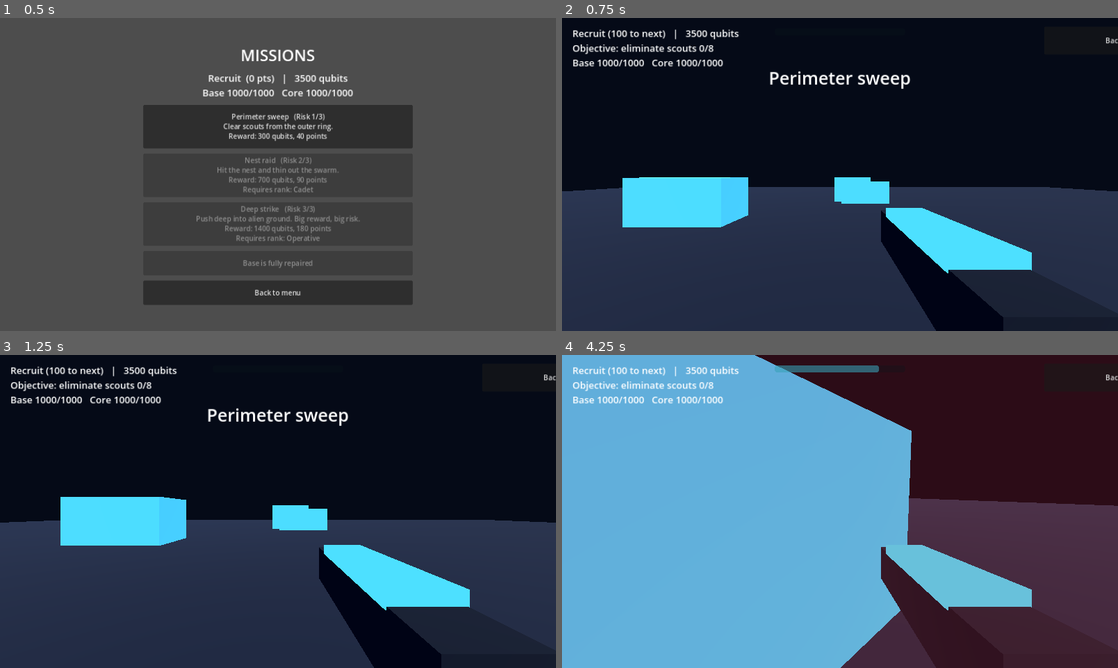
Above: before the commit, frames 1-4 (two rows, left to right).
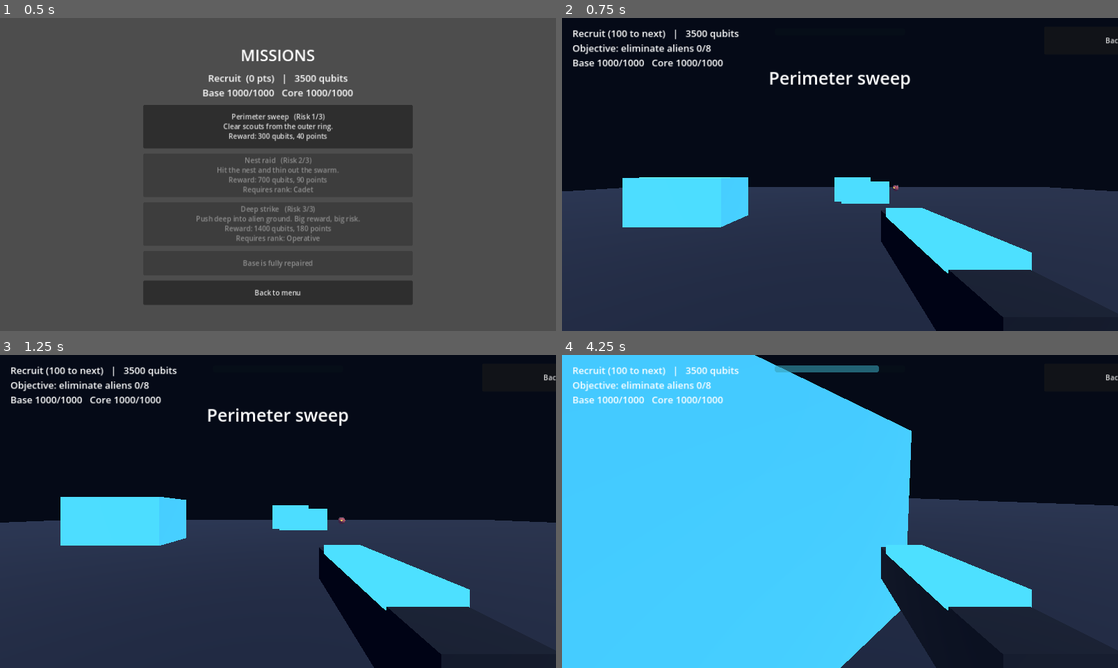
Above: after the commit, the same moments.

Repository: V1ron6/lighthouse
Game: Godot game, scene res://scenes/missions/mission_level.tscn
The game is run twice, just before and just after one commit, with the same random seed, the same clock (stepped at 60 frames per second) and the same inputs. This scene is started directly instead of the project's main scene.
Inputs (mouse positions are in pixels of both pictures, inside the frame that each line leads up to):
- Up to frame 1 (0.5 s): no input
- Up to frame 2 (0.75 s): click "Perimeter sweep (Risk 1/3) Cl…" at 0.5 s
- Up to frame 3 (1.25 s): no input
- Up to frame 4 (4.25 s): move the mouse to (962, 495) at 1.27 s; hold D (move_right) 1.28-2.03 s; hold Space (fire) 1.28-2.03 s; click (962, 495) at 1.42 s; move the mouse to (812, 511) at 2.02 s; hold W (move_forward) from 2.03 s (still down); tap Space (fire) at 2.1, 3.6 s; move the mouse to (851, 505) at 2.77 s; hold Space (fire) 2.78-3.53 s; move the mouse to (834, 517) at 3.52 s; click (834, 517) at 3.67 s

Frame 1 is identical in both runs. In frame 2, 0.1% of the frame differs, in the area x 18-61%, y 8-55%; in frame 3, 0.1%; in frame 4, 98%, in the area x 0-100%, y 0-100%.

Commit message:
stage 8

Diff:
--- a/scenes/base/turret.gd
+++ b/scenes/base/turret.gd
@@ -14,6 +14,7 @@
 
 
 func _ready() -> void:
+	add_to_group("turrets")
 	var shape := CollisionShape3D.new()
 	var cylinder := CylinderShape3D.new()
 	cylinder.radius = 0.5
--- a/scenes/base/wave_manager.gd
+++ b/scenes/base/wave_manager.gd
@@ -1,9 +1,12 @@
 extends Node
 ## Spawns scouts in waves around the edge of the map.
-## Wave n has 4 + 2 * (n - 1) scouts, at most 8 alive at once.
+## Wave n has 4 + 2 * (n - 1) aliens, at most 8 alive at once.
+## Waves 1 and 2 are all scouts. From wave 3, soldiers join: 15% more of the wave each
+## wave, up to 60%.
 ## Short break between waves. Waves keep coming until the core falls.
 
 const ScoutScript := preload("res://scenes/enemies/scout.gd")
+const SoldierScript := preload("res://scenes/enemies/soldier.gd")
 
 const FIRST_WAVE_DELAY := 4.0
 const INTERMISSION := 8.0
@@ -42,7 +45,7 @@
 	if _to_spawn > 0:
 		_spawn_timer -= delta
 		if _spawn_timer <= 0.0 and alive < MAX_ALIVE:
-			_spawn_scout()
+			_spawn_enemy()
 			_spawn_timer = SPAWN_INTERVAL
 	elif alive == 0:
 		_active = false
@@ -73,8 +76,9 @@
 	EventBus.wave_started.emit(wave)
 
 
-func _spawn_scout() -> void:
-	var scout: CharacterBody3D = ScoutScript.new()
+func _spawn_enemy() -> void:
+	var soldier_chance := clampf((wave - 2) * 0.15, 0.0, 0.6)
+	var scout: CharacterBody3D = SoldierScript.new() if randf() < soldier_chance else ScoutScript.new()
 	var angle := randf() * TAU
 	scout.position = Vector3(cos(angle) * SPAWN_RADIUS, 0.2, sin(angle) * SPAWN_RADIUS)
 	enemy_parent.add_child(scout)
--- /dev/null
+++ b/scenes/enemies/soldier.gd
@@ -0,0 +1,387 @@
+extends CharacterBody3D
+## Soldier: the first alien that thinks. Bio-mechanical, armed with a ranged bio-bolt.
+##
+## Scouts run on instinct. Soldiers run a small decision loop every 0.4s:
+##   intelligence 1 (tactical): holds range and strafes, shoots from a distance,
+##       falls back to heal when badly hurt, then returns.
+##   intelligence 2 (cunning): also flanks when it has allies, shoots while
+##       retreating, and judges the whole fight (allies, threats, recent losses).
+##       It pulls back early when the battle is going badly, and comes back when
+##       it has healed or help has arrived.
+## The player's rank raises intelligence: from Sentinel up, soldiers are cunning.
+## A soldier retreats at most twice, then fights on.
+
+signal died
+
+enum State { ADVANCE, ENGAGE, FLANK, RETREAT, REGROUP }
+
+const Fx := preload("res://scripts/fx.gd")
+
+const MAX_HEALTH := 70
+const SPEED := 5.0
+const TURN_SPEED := 8.0
+const PREFERRED_RANGE := 13.0
+const FIRE_RANGE := 18.0
+const FIRE_INTERVAL := 1.3
+const SHOT_DAMAGE := 8
+const THINK_INTERVAL := 0.4
+const MAX_RETREATS := 2
+const REGEN_PER_SECOND := 6.0
+const RETREAT_DISTANCE := 30.0
+const RETREAT_MAX_TIME := 5.0
+const REGROUP_MAX_TIME := 8.0
+const FLANK_TIME := 3.0
+const ALLY_RADIUS := 20.0
+const TURRET_THREAT_RADIUS := 28.0
+const LOSS_MEMORY := 6.0
+## From this player rank (Sentinel) soldiers become cunning.
+const CUNNING_RANK := 3
+
+const FLESH_COLOR := Color(0.62, 0.3, 0.42)
+const METAL_COLOR := Color(0.4, 0.46, 0.56)
+const EYE_COLOR := Color(1.0, 0.35, 0.3)
+const BOLT_COLOR := Color(1.0, 0.35, 0.3)
+
+var intelligence := 1
+var health := MAX_HEALTH
+var state: State = State.ADVANCE
+var target: Node3D = null
+
+var _player: Node3D = null
+var _base: Node3D = null
+var _wall_normal := Vector3.ZERO
+var _gravity: float = ProjectSettings.get_setting("physics/3d/default_gravity")
+var _think_timer := randf() * THINK_INTERVAL
+var _state_time := 0.0
+var _fire_cooldown := randf() * FIRE_INTERVAL
+var _strafe := 1.0 if randf() < 0.5 else -1.0
+var _flank_side := 1.0 if randf() < 0.5 else -1.0
+var _flank_point := Vector3.ZERO
+var _flanked := false
+var _retreats := 0
+var _loss_times: Array[float] = []
+var _dead := false
+var _shape: CollisionShape3D
+var _body_material: StandardMaterial3D
+
+
+func _ready() -> void:
+	add_to_group("enemies")
+	intelligence = 2 if GameManager.rank_index >= CUNNING_RANK else 1
+	EventBus.enemy_killed.connect(_on_enemy_killed)
+
+	_shape = CollisionShape3D.new()
+	var capsule := CapsuleShape3D.new()
+	capsule.height = 1.6
+	capsule.radius = 0.4
+	_shape.shape = capsule
+	_shape.position = Vector3(0.0, 0.8, 0.0)
+	add_child(_shape)
+
+	_body_material = StandardMaterial3D.new()
+	_body_material.albedo_color = FLESH_COLOR
+	var body := MeshInstance3D.new()
+	var body_mesh := CapsuleMesh.new()
+	body_mesh.radius = 0.4
+	body_mesh.height = 1.6
+	body_mesh.material = _body_material
+	body.mesh = body_mesh
+	body.position = Vector3(0.0, 0.8, 0.0)
+	add_child(body)
+
+	var metal_material := StandardMaterial3D.new()
+	metal_material.albedo_color = METAL_COLOR
+	metal_material.metallic = 0.8
+	var armour := MeshInstance3D.new()
+	var armour_mesh := BoxMesh.new()
+	armour_mesh.size = Vector3(0.75, 0.5, 0.3)
+	armour_mesh.material = metal_material
+	armour.mesh = armour_mesh
+	armour.position = Vector3(0.0, 1.0, -0.15)
+	add_child(armour)
+
+	var eye_material := Fx.glow_material(EYE_COLOR)
+	var eye := MeshInstance3D.new()
+	var eye_mesh := SphereMesh.new()
+	eye_mesh.radius = 0.1
+	eye_mesh.height = 0.2
+	eye_mesh.material = eye_material
+	eye.mesh = eye_mesh
+	eye.position = Vector3(0.0, 1.35, -0.36)
+	add_child(eye)
+
+
+func _physics_process(delta: float) -> void:
+	if _dead:
+		return
+	_state_time += delta
+	_fire_cooldown -= delta
+	_think_timer -= delta
+	if _think_timer <= 0.0:
+		_think_timer = THINK_INTERVAL
+		_think()
+	if target == null:
+		return
+
+	if state == State.REGROUP:
+		health = mini(MAX_HEALTH, health + int(REGEN_PER_SECOND * delta + randf()))
+
+	var to_target := target.global_position - global_position
+	to_target.y = 0.0
+	var distance := to_target.length()
+	var direction := to_target / distance if distance > 0.01 else Vector3.ZERO
+	var move_direction := _desired_direction(direction, distance)
+	var speed := SPEED
+	if state == State.RETREAT:
+		speed *= 1.2
+	if state == State.ENGAGE or state == State.REGROUP:
+		speed *= 0.6
+
+	if _wall_normal != Vector3.ZERO and move_direction != Vector3.ZERO:
+		var slid := move_direction.slide(_wall_normal)
+		if slid.length() < 0.3:
+			slid = Vector3(-_wall_normal.z, 0.0, _wall_normal.x) * _strafe
+		move_direction = slid.normalized()
+
+	if state == State.REGROUP:
+		velocity.x = 0.0
+		velocity.z = 0.0
+	else:
+		velocity.x = move_direction.x * speed
+		velocity.z = move_direction.z * speed
+	if is_on_floor():
+		velocity.y = 0.0
+	else:
+		velocity.y -= _gravity * delta
+
+	# Face the target while fighting, face the way it runs when retreating.
+	var face := direction if state != State.RETREAT or move_direction == Vector3.ZERO else move_direction
+	if face != Vector3.ZERO:
+		rotation.y = lerp_angle(rotation.y, atan2(-face.x, -face.z), TURN_SPEED * delta)
+
+	move_and_slide()
+	_wall_normal = Vector3.ZERO
+	if is_on_wall():
+		var normal := get_wall_normal()
+		normal.y = 0.0
+		if normal.length() > 0.01:
+			_wall_normal = normal.normalized()
+
+	_try_fire(distance)
+
+
+## Where to move this frame, depending on the current state.
+func _desired_direction(direction: Vector3, distance: float) -> Vector3:
+	var side := Vector3(-direction.z, 0.0, direction.x)
+	match state:
+		State.ADVANCE:
+			return direction
+		State.ENGAGE:
+			if distance < PREFERRED_RANGE - 4.0:
+				return -direction
+			return side * _strafe
+		State.FLANK:
+			var to_point := _flank_point - global_position
+			to_point.y = 0.0
+			return to_point.normalized() if to_point.length() > 1.0 else Vector3.ZERO
+		State.RETREAT:
+			return (-direction + side * _strafe * 0.3).normalized()
+	return Vector3.ZERO
+
+
+# --- Thinking ---
+
+func _think() -> void:
+	_pick_target()
+	if target == null:
+		return
+	var to_target := target.global_position - global_position
+	to_target.y = 0.0
+	var reach := 0.0
+	if target.has_method("get_attack_radius"):
+		reach = target.get_attack_radius()
+	var distance := to_target.length() - reach
+	var sees := _has_line_of_sight()
+	var allies := _count_allies()
+
+	if randf() < 0.3:
+		_strafe = -_strafe
+
+	match state:
+		State.ADVANCE:
+			if _should_retreat(allies):
+				_enter(State.RETREAT)
+			elif distance <= PREFERRED_RANGE + 2.0 and sees:
+				_enter(State.ENGAGE)
+			elif intelligence >= 2 and not _flanked and allies >= 2 and target == _player and distance > 16.0:
+				_start_flank()
+		State.ENGAGE:
+			if _should_retreat(allies):
+				_enter(State.RETREAT)
+			elif not sees and distance > PREFERRED_RANGE:
+				_enter(State.ADVANCE)
+		State.FLANK:
+			var to_point := _flank_point - global_position
+			to_point.y = 0.0
+			if _should_retreat(allies):
+				_enter(State.RETREAT)
+			elif _state_time >= FLANK_TIME or to_point.length() < 3.0:
+				_enter(State.ADVANCE)
+		State.RETREAT:
+			if distance >= RETREAT_DISTANCE or _state_time >= RETREAT_MAX_TIME:
+				_enter(State.REGROUP)
+		State.REGROUP:
+			var healed := health >= int(MAX_HEALTH * 0.7)
+			if _state_time >= REGROUP_MAX_TIME or (_state_time >= 2.0 and (healed or allies >= 3)):
+				_enter(State.ADVANCE)
+
+
+func _enter(new_state: State) -> void:
+	state = new_state
+	_state_time = 0.0
+	if new_state == State.RETREAT:
+		_retreats += 1
+
+
+func _start_flank() -> void:
+	var from_target := global_position - target.global_position
+	from_target.y = 0.0
+	if from_target.length() < 0.1:
+		return
+	var arc := from_target.normalized().rotated(Vector3.UP, deg_to_rad(70.0) * _flank_side) * 14.0
+	_flank_point = target.global_position + arc
+	_flanked = true
+	_enter(State.FLANK)
+
+
+## Tactical soldiers only run when badly hurt. Cunning ones also run when the fight
+## as a whole is going badly: few allies, many threats, comrades dying.
+func _should_retreat(allies: int) -> bool:
+	if _retreats >= MAX_RETREATS:
+		return false
+	var hp := float(health) / MAX_HEALTH
+	if hp < (0.3 if intelligence == 1 else 0.5):
+		return true
+	if intelligence < 2:
+		return false
+	var score := float(allies) + hp * 2.0 - _count_threats() * 1.5 - _recent_losses() * 0.5
+	return score < -1.0
+
+
+## Other living aliens nearby, including this one.
+func _count_allies() -> int:
+	var count := 0
+	for enemy in get_tree().get_nodes_in_group("enemies"):
+		var other := enemy as Node3D
+		if other != null and other.global_position.distance_to(global_position) <= ALLY_RADIUS:
+			count += 1
+	return count
+
+
+## The player, plus every turret that can reach this soldier.
+func _count_threats() -> int:
+	var count := 1 if _player != null else 0
+	for turret in get_tree().get_nodes_in_group("turrets"):
+		var node := turret as Node3D
+		if node != null and node.global_position.distance_to(global_position) <= TURRET_THREAT_RADIUS:
+			count += 1
+	return count
+
+
+func _recent_losses() -> int:
+	var now := Time.get_ticks_msec() / 1000.0
+	var recent: Array[float] = []
+	for t in _loss_times:
+		if now - t <= LOSS_MEMORY:
+			recent.append(t)
+	_loss_times = recent
+	return recent.size()
+
+
+func _on_enemy_killed(_enemy_type: String) -> void:
+	_loss_times.append(Time.get_ticks_msec() / 1000.0)
+
+
+## Prefers the player when close. Cunning soldiers who cannot see a hiding player
+## go for the lighthouse instead.
+func _pick_target() -> void:
+	if _player == null or not is_instance_valid(_player):
+		_player = get_tree().get_first_node_in_group("player") as Node3D
+	if _base == null or not is_instance_valid(_base):
+		_base = get_tree().get_first_node_in_group("base") as Node3D
+	if _base == null:
+		target = _player
+		return
+	if _player != null:
+		var to_player := _player.global_position - global_position
+		to_player.y = 0.0
+		var range_limit := 25.0 if intelligence >= 2 else 18.0
+		if to_player.length() <= range_limit:
+			target = _player
+			return
+	target = _base
+
+
+func _has_line_of_sight() -> bool:
+	if target == null:
+		return false
+	var from := global_position + Vector3(0.0, 1.4, 0.0)
+	var to := target.global_position + Vector3(0.0, 1.0, 0.0)
+	var query := PhysicsRayQueryParameters3D.create(from, to)
+	query.exclude = [get_rid()]
+	var hit := get_world_3d().direct_space_state.intersect_ray(query)
+	if hit.is_empty():
+		return true
+	var collider: Object = hit["collider"]
+	return collider == target or (collider is Node and target.is_ancestor_of(collider as Node))
+
+
+# --- Shooting ---
+
+func _try_fire(distance: float) -> void:
+	if _fire_cooldown > 0.0 or target == null:
+		return
+	var shooting := state == State.ENGAGE or (intelligence >= 2 and (state == State.FLANK or state == State.RETREAT))
+	if not shooting or distance > FIRE_RANGE or not target.has_method("take_damage"):
+		return
+	if not _has_line_of_sight():
+		return
+	_fire_cooldown = FIRE_INTERVAL
+	var from := global_position + Vector3(0.0, 1.4, 0.0)
+	var to := target.global_position + Vector3(0.0, 1.0, 0.0)
+	var accuracy := 0.65 if intelligence == 1 else 0.85
+	if target == _base:
+		accuracy = 1.0
+	if randf() <= accuracy:
+		target.take_damage(SHOT_DAMAGE)
+	else:
+		to += Vector3(randf_range(-1.2, 1.2), randf_range(-0.5, 0.5), randf_range(-1.2, 1.2))
+	Fx.tracer(self, from, to, BOLT_COLOR)
+
+
+# --- Damage ---
+
+func take_hit(damage: int) -> void:
+	if _dead:
+		return
+	health -= damage
+	_body_material.albedo_color = Color.WHITE
+	get_tree().create_timer(0.08).timeout.connect(_restore_color)
+	if health <= 0:
+		_die()
+
+
+func _restore_color() -> void:
+	if not _dead:
+		_body_material.albedo_color = FLESH_COLOR
+
+
+func _die() -> void:
+	_dead = true
+	remove_from_group("enemies")
+	_shape.set_deferred("disabled", true)
+	died.emit()
+	EventBus.enemy_killed.emit("soldier")
+	var tween := create_tween()
+	tween.tween_property(self, "scale", Vector3.ZERO, 0.2)
+	tween.tween_callback(queue_free)
--- a/scenes/levels/main.gd
+++ b/scenes/levels/main.gd
@@ -52,7 +52,7 @@
 
 
 func _refresh(_a: Variant = null, _b: Variant = null) -> void:
-	_label.text = "LIGHTHOUSE  |  Stage 7\nRank: %s  (%d pts, %d to next)\nQubits: %d   Turret slots: %d\nBase: %d/%d   Core: %d/%d" % [
+	_label.text = "LIGHTHOUSE  |  Stage 8\nRank: %s  (%d pts, %d to next)\nQubits: %d   Turret slots: %d\nBase: %d/%d   Core: %d/%d" % [
 		GameManager.get_rank_name(),
 		GameManager.points,
 		GameManager.points_to_next_rank(),
--- a/scenes/missions/mission_level.gd
+++ b/scenes/missions/mission_level.gd
@@ -1,5 +1,5 @@
 extends Node3D
-## A mission away from the base. Eliminate the required number of scouts.
+## A mission away from the base. Eliminate the required number of aliens.
 ## The base may be attacked while you are out. When that happens the game
 ## pauses and the player must pick: defend the base (mission lost) or carry
 ## on (the base fends for itself and the player loses rank points).
@@ -7,6 +7,7 @@
 const PlayerScene := preload("res://scenes/player/player.tscn")
 const HudScript := preload("res://scenes/ui/game_hud.gd")
 const ScoutScript := preload("res://scenes/enemies/scout.gd")
+const SoldierScript := preload("res://scenes/enemies/soldier.gd")
 const Builder := preload("res://scripts/level_builder.gd")
 const MissionData := preload("res://data/mission_data.gd")
 
@@ -73,7 +74,7 @@
 		_attack_pending = false
 		_trigger_attack()
 
-	_hud.set_status("Objective: eliminate scouts %d/%d\nBase %d/%d   Core %d/%d" % [
+	_hud.set_status("Objective: eliminate aliens %d/%d\nBase %d/%d   Core %d/%d" % [
 		_kills, int(_mission["kills"]),
 		GameManager.base_health, GameManager.MAX_BASE_HEALTH,
 		GameManager.core_integrity, GameManager.MAX_CORE_INTEGRITY,
@@ -93,7 +94,9 @@
 
 
 func _spawn_scout() -> void:
-	var scout: CharacterBody3D = ScoutScript.new()
+	# Riskier missions field more thinking aliens, but never in the first few kills.
+	var soldier_chance := 0.0 if _kills < 3 else 0.15 * int(_mission["risk"])
+	var scout: CharacterBody3D = SoldierScript.new() if randf() < soldier_chance else ScoutScript.new()
 	var angle := randf() * TAU
 	var spawn: Vector3 = _player.global_position + Vector3(cos(angle), 0.0, sin(angle)) * SPAWN_DISTANCE
 	var limit := FIELD_SIZE / 2.0 - 2.0
Not shown, changed: CHANGELOG.md
Not shown, changed: PROGRESS.md
